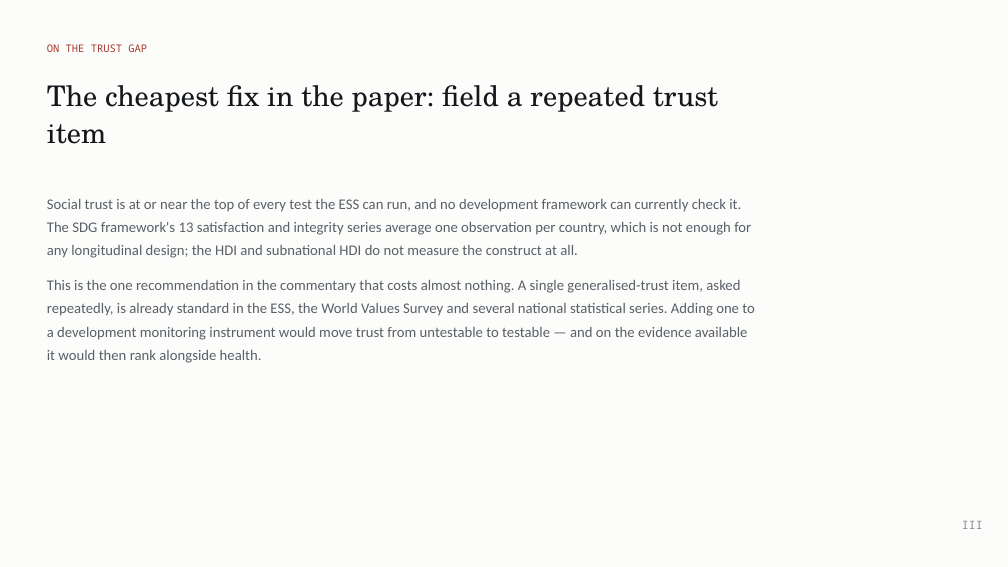
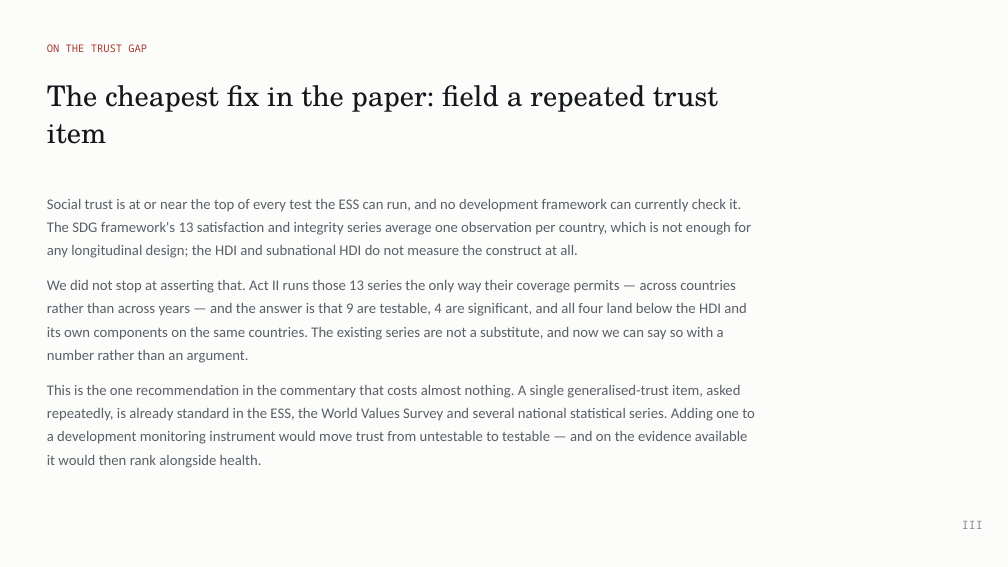
Before and after one commit to cwejnert/HDI-Happiness, a slide deck: slide 31 of deck/Measured_Where_It_Varies.pptx (slide 29 before the commit). Drawn at 1008x567 pixels with LibreOffice and Linux fonts; fonts in the diff are those of the drawing. Boxes give left, top, right and bottom in pixels: in the first picture for what was removed or moved away, otherwise in the second. Text is boxed around its words. In the diff, an @@ line names an element or a change of style, - is before the commit and + after.

```diff
--- a/deck/Measured_Where_It_Varies.pptx
+++ b/deck/Measured_Where_It_Varies.pptx
@@ text at [47, 280, 747, 363]: paragraph added @@
+We did not stop at asserting that. Act II runs those 13 series the only way their coverage permits — across countries rather than across years — and the answer is that 9 are testable, 4 are significant, and all four land below the HDI and its own components on the same countries. The existing series are not a substitute, and now we can say so with a number rather than an argument.
```
Also in this commit, not shown: 6 other slides changed, 2 slides added, 10 other files.
